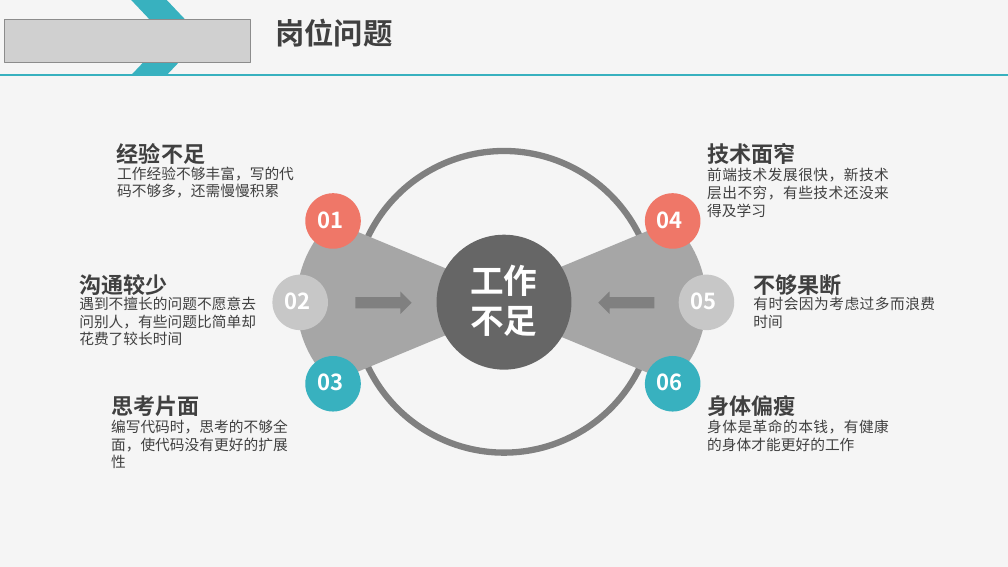
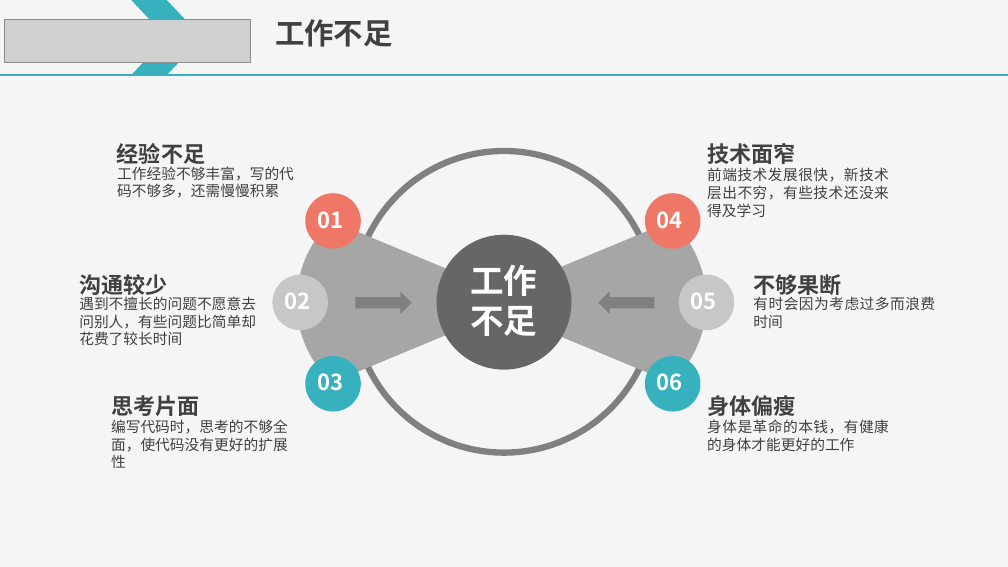
Before and after one commit to LiuQ-Q/document, a slide deck: slide 6 of gjj/2020年终述职/智能平台实验室+刘琦+述职.pptx. Drawn at 1008x567 pixels with LibreOffice and Linux fonts; fonts in the diff are those of the drawing; grey boxes stand for pictures. Boxes give left, top, right and bottom in pixels: in the first picture for what was removed or moved away, otherwise in the second. Text is boxed around its words. In the diff, an @@ line names an element or a change of style, - is before the commit and + after.

```diff
--- a/gjj/2020年终述职/智能平台实验室+刘琦+述职.pptx
+++ b/gjj/2020年终述职/智能平台实验室+刘琦+述职.pptx
@@ text at (x1=275, y1=19, x2=392, y2=47): text changed @@
-岗位问题
+工作不足
```
Also in this commit, not shown: 4 other slides changed.
